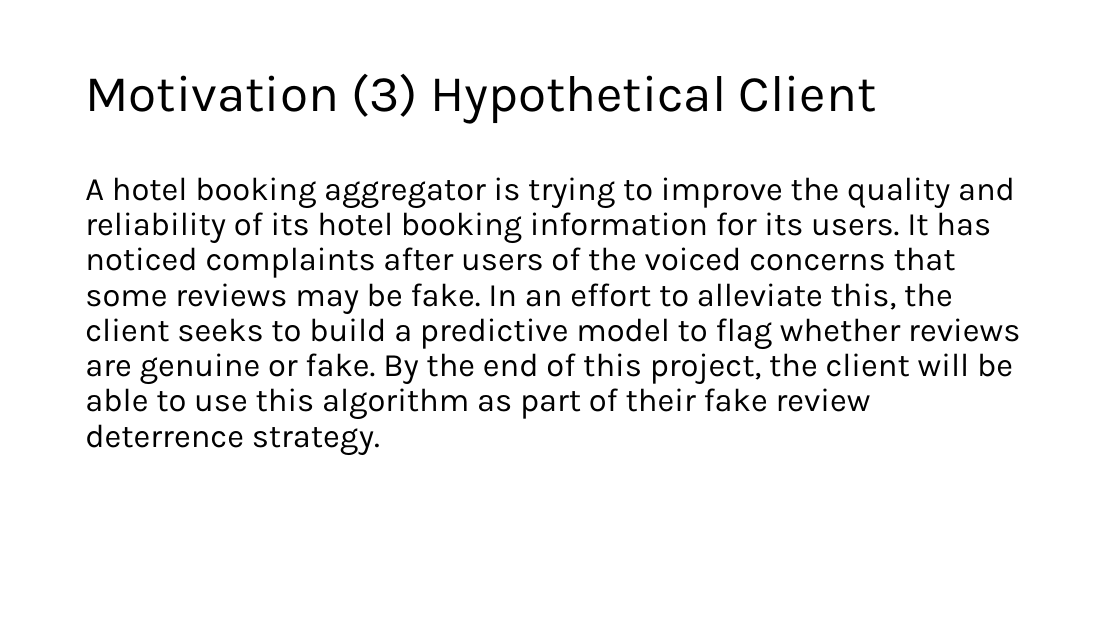
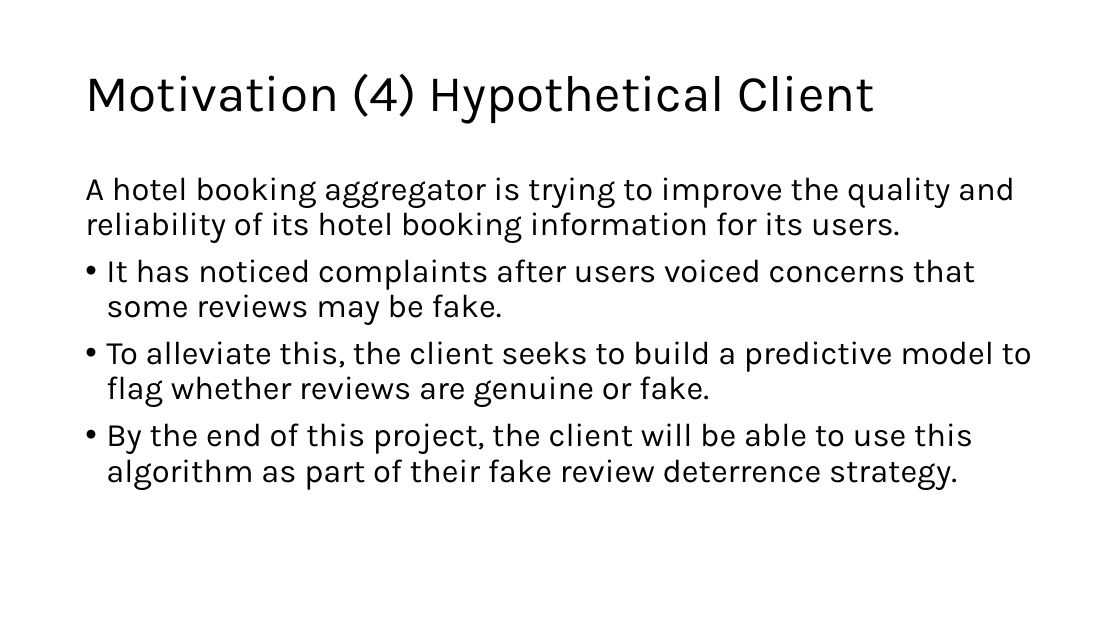
Before and after one commit to chrisgian/Capstone2-NLP-Hotel-Reviews, a slide deck: slide 6 of NLP 2 - Hotel Reviews Deliverable.pptx (slide 5 before the commit). Drawn at 1120x630 pixels with LibreOffice and Linux fonts; fonts in the diff are those of the drawing. Boxes give left, top, right and bottom in pixels: in the first picture for what was removed or moved away, otherwise in the second. Text is boxed around its words. In the diff, an @@ line names an element or a change of style, - is before the commit and + after.

Commit message:
Updated deck

```diff
--- a/NLP 2 - Hotel Reviews Deliverable.pptx
+++ b/NLP 2 - Hotel Reviews Deliverable.pptx
@@ title at (85, 74, 875, 123): text changed @@
-Motivation (3) Hypothetical Client
+Motivation (4) Hypothetical Client
@@ text at (85, 177, 1032, 490): text changed @@
-A hotel booking aggregator is trying to improve the quality and reliability of its hotel booking information for its users. It has noticed complaints after users of the voiced concerns that some reviews may be fake. In an effort to alleviate this, the client seeks to build a predictive model to flag whether reviews are genuine or fake. By the end of this project, the client will be able to use this algorithm as part of their fake review deterrence strategy.
+A hotel booking aggregator is trying to improve the quality and reliability of its hotel booking information for its users.
+• It has noticed complaints after users voiced concerns that some reviews may be fake.
+• To alleviate this, the client seeks to build a predictive model to flag whether reviews are genuine or fake.
+• By the end of this project, the client will be able to use this algorithm as part of their fake review deterrence strategy.
```
Also in this commit, not shown: 3 other slides changed, 1 slide added, 2 other files.
